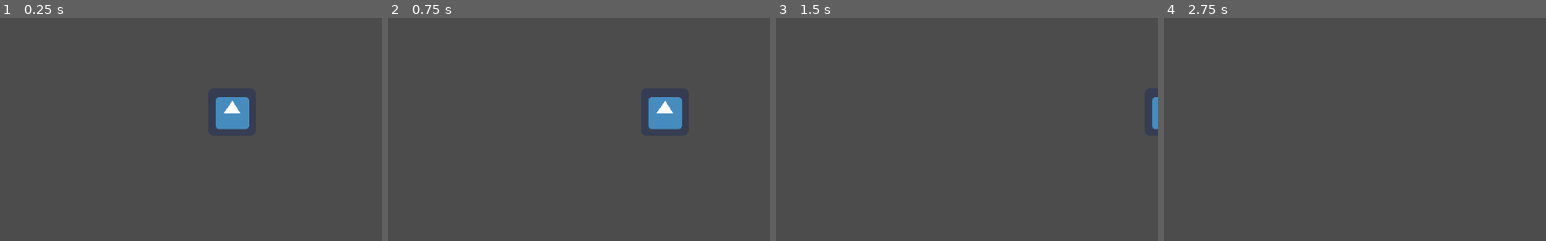
Above: before the commit, frames 1-4 (left to right).
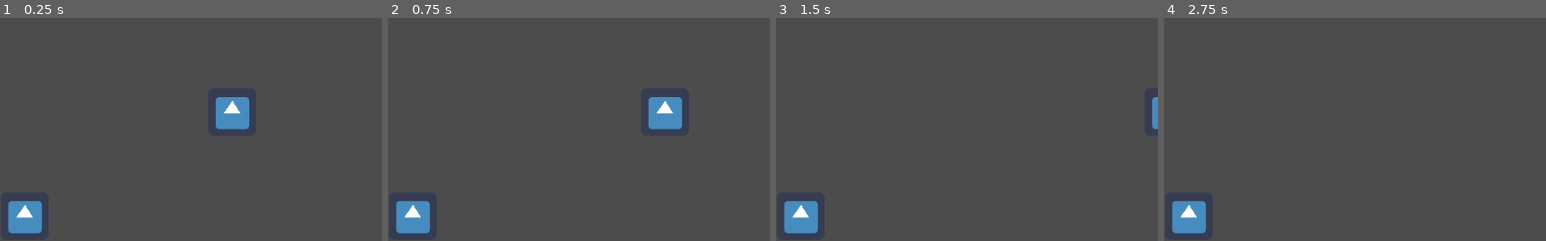
Above: after the commit, the same moments.

Repository: Gravedigger7789/little-willys-milk-bar
Game: Godot game, scene res://World.tscn
The game is run twice, just before and just after one commit, with the same random seed, the same clock (stepped at 60 frames per second) and the same inputs. The engine's default icon, where the game draws it, is replaced by a stand-in: a white triangle on a blue panel in a dark square.
Inputs (mouse positions are % of the whole screen's width and height, from its top left):
- Up to frame 1 (0.25 s): no input
- Up to frame 2 (0.75 s): tap Enter at 0.5 s; move the mouse to (72, 45) at 0.52 s; press the mouse at (72, 45) at 0.53 s; hold Right (ui_right) from 0.53 s (still down)
- Up to frame 3 (1.5 s): release Right (ui_right) at 1.25 s; release the mouse at (72, 45) at 1.25 s; drag from (30, 55) to (45, 70) at 1.27 s
- Up to frame 4 (2.75 s): tap Space at 2 s; move the mouse to (60, 28) at 2.02 s; press the mouse at (60, 28) at 2.03 s; hold Right (ui_right) from 2.03 s (still down)
The pictures show only the part of the screen within x 20-70%, y 27-77%; the shares and areas given below are measured in that part.

The runs differ from the first frame. In frame 1, 1.3% of the frame differs, in the area x 2-11%, y 82-97%; in frame 2, 1.3%; in frame 3, 1.3%; in frame 4, 1.3%.

Commit message:
Adding Draggable objects

Diff:
--- /dev/null
+++ b/World.gd
@@ -0,0 +1,18 @@
+extends Node2D
+
+var held_object: Node2D = null
+
+#func _ready() -> void:
+#	for node in get_tree().get_nodes_in_group("pickable"):
+#		node.connect("touched", self, "_on_pickable_clicked")
+
+#func _on_pickable_clicked(object: Node2D) -> void:
+#	if !held_object:
+#		print(held_object)
+#		held_object = object
+#		held_object.pickup()
+#
+#func _unhandled_input(event: InputEvent) -> void:
+#	if held_object and event.is_action_released("touch"):
+#		held_object.drop()
+#		held_object = null
--- a/World.tscn
+++ b/World.tscn
@@ -1,7 +1,9 @@
-[gd_scene load_steps=5 format=2]
+[gd_scene load_steps=7 format=2]
 
 [ext_resource path="res://Player.tscn" type="PackedScene" id=1]
 [ext_resource path="res://icon.png" type="Texture" id=2]
+[ext_resource path="res://World.gd" type="Script" id=3]
+[ext_resource path="res://src/Objects/Draggable.tscn" type="PackedScene" id=4]
 
 [sub_resource type="ConvexPolygonShape2D" id=1]
 points = PoolVector2Array( 64, 64, 0, 64, 0, 0, 64, 0 )
@@ -29,7 +31,8 @@
 } ]
 0/z_index = 0
 
-[node name="World" type="Node"]
+[node name="World" type="Node2D"]
+script = ExtResource( 3 )
 
 [node name="Player" parent="." instance=ExtResource( 1 )]
 position = Vector2( 512, 288 )
@@ -38,3 +41,6 @@
 tile_set = SubResource( 2 )
 format = 1
 tile_data = PoolIntArray( 0, 0, 0, 1, 0, 0, 2, 0, 0, 3, 0, 0, 4, 0, 0, 5, 0, 0, 6, 0, 0, 7, 0, 0, 8, 0, 0, 9, 0, 0, 10, …(699 unchanged characters)…
+
+[node name="Draggable" parent="." instance=ExtResource( 4 )]
+position = Vector2( 234, 428 )
--- a/project.godot
+++ b/project.godot
@@ -18,6 +18,14 @@
 
 common/drop_mouse_on_gui_input_disabled=true
 
+[input]
+
+touch={
+"deadzone": 0.5,
+"events": [ Object(InputEventMouseButton,"resource_local_to_scene":false,"resource_name":"","device":-1,"alt":false,"shift":false,"control":false,"meta":false,"command":false,"button_mask":0,"position":Vector2( 0, 0 ),"global_position":Vector2( 0, 0 ),"factor":1.0,"button_index":1,"pressed":false,"doubleclick":false,"script":null)
+ ]
+}
+
 [physics]
 
 common/enable_pause_aware_picking=true
--- /dev/null
+++ b/src/Objects/Draggable.gd
@@ -0,0 +1,43 @@
+extends Area2D
+
+signal picked_up
+
+export var outline_color := Color.white
+
+onready var sprite := $Sprite
+
+var _dragging := false
+
+func _physics_process(_delta: float) -> void:
+	if _dragging:
+		position = get_global_mouse_position()
+
+
+func _input(event: InputEvent) -> void:
+	if _dragging and event.is_action_released("touch"):
+		_dragging = false
+
+
+func _on_Draggable_input_event(_viewport: Node, event: InputEvent, _shape_idx: int) -> void:
+	if event.is_action_pressed("touch"):
+		get_tree().set_input_as_handled()
+		emit_signal("picked_up", self)
+		_dragging = true
+
+
+func _on_Draggable_mouse_entered() -> void:
+	var tween := create_tween() \
+		.set_trans(Tween.TRANS_LINEAR) \
+		.set_ease(Tween.EASE_OUT)
+	tween.tween_method(self, "_outline_alpha", 0.0, 1.0, 0.5)
+
+func _on_Draggable_mouse_exited() -> void:
+	var tween := create_tween() \
+		.set_trans(Tween.TRANS_LINEAR) \
+		.set_ease(Tween.EASE_OUT)
+	tween.tween_method(self, "_outline_alpha", 1.0, 0.0, 0.5)
+
+
+func _outline_alpha(value: float) -> void:
+	outline_color.a = value
+	sprite.material.set_shader_param("color", outline_color)
--- /dev/null
+++ b/src/Objects/Draggable.tscn
@@ -0,0 +1,30 @@
+[gd_scene load_steps=6 format=2]
+
+[ext_resource path="res://icon.png" type="Texture" id=1]
+[ext_resource path="res://src/Objects/Draggable.gd" type="Script" id=2]
+[ext_resource path="res://src/Shaders/Outline.gdshader" type="Shader" id=3]
+
+[sub_resource type="ShaderMaterial" id=3]
+shader = ExtResource( 3 )
+shader_param/color = Color( 1, 1, 1, 0 )
+shader_param/width = 1.0
+shader_param/pattern = 0
+shader_param/inside = false
+shader_param/add_margins = true
+
+[sub_resource type="RectangleShape2D" id=1]
+extents = Vector2( 32, 32 )
+
+[node name="Draggable" type="Area2D"]
+script = ExtResource( 2 )
+
+[node name="Sprite" type="Sprite" parent="."]
+material = SubResource( 3 )
+texture = ExtResource( 1 )
+
+[node name="CollisionShape2D" type="CollisionShape2D" parent="."]
+shape = SubResource( 1 )
+
+[connection signal="input_event" from="." to="." method="_on_Draggable_input_event"]
+[connection signal="mouse_entered" from="." to="." method="_on_Draggable_mouse_entered"]
+[connection signal="mouse_exited" from="." to="." method="_on_Draggable_mouse_exited"]
--- /dev/null
+++ b/src/Shaders/Outline.gdshader
@@ -0,0 +1,62 @@
+shader_type canvas_item;
+
+uniform vec4 color : hint_color = vec4(1.0);
+uniform float width : hint_range(0, 10) = 1.0;
+uniform int pattern : hint_range(0, 2) = 0; // diamond, circle, square
+uniform bool inside = false;
+uniform bool add_margins = true; // only useful when inside is false
+
+void vertex() {
+	if (add_margins) {
+		VERTEX += (UV * 2.0 - 1.0) * width;
+	}
+}
+
+bool hasContraryNeighbour(vec2 uv, vec2 texture_pixel_size, sampler2D texture) {
+	for (float i = -ceil(width); i <= ceil(width); i++) {
+		float x = abs(i) > width ? width * sign(i) : i;
+		float offset;
+
+		if (pattern == 0) {
+			offset = width - abs(x);
+		} else if (pattern == 1) {
+			offset = floor(sqrt(pow(width + 0.5, 2) - x * x));
+		} else if (pattern == 2) {
+			offset = width;
+		}
+
+		for (float j = -ceil(offset); j <= ceil(offset); j++) {
+			float y = abs(j) > offset ? offset * sign(j) : j;
+			vec2 xy = uv + texture_pixel_size * vec2(x, y);
+
+			if ((xy != clamp(xy, vec2(0.0), vec2(1.0)) || texture(texture, xy).a == 0.0) == inside) {
+				return true;
+			}
+		}
+	}
+
+	return false;
+}
+
+void fragment() {
+	vec2 uv = UV;
+
+	if (add_margins) {
+		vec2 texture_pixel_size = vec2(1.0) / (vec2(1.0) / TEXTURE_PIXEL_SIZE + vec2(width * 2.0));
+
+		uv = (uv - texture_pixel_size * width) * TEXTURE_PIXEL_SIZE / texture_pixel_size;
+
+		if (uv != clamp(uv, vec2(0.0), vec2(1.0))) {
+			COLOR.a = 0.0;
+		} else {
+			COLOR = texture(TEXTURE, uv);
+		}
+	} else {
+		COLOR = texture(TEXTURE, uv);
+	}
+
+	if ((COLOR.a > 0.0) == inside && hasContraryNeighbour(uv, TEXTURE_PIXEL_SIZE, TEXTURE)) {
+		COLOR.rgb = inside ? mix(COLOR.rgb, color.rgb, color.a) : color.rgb;
+		COLOR.a += (1.0 - COLOR.a) * color.a;
+	}
+}
